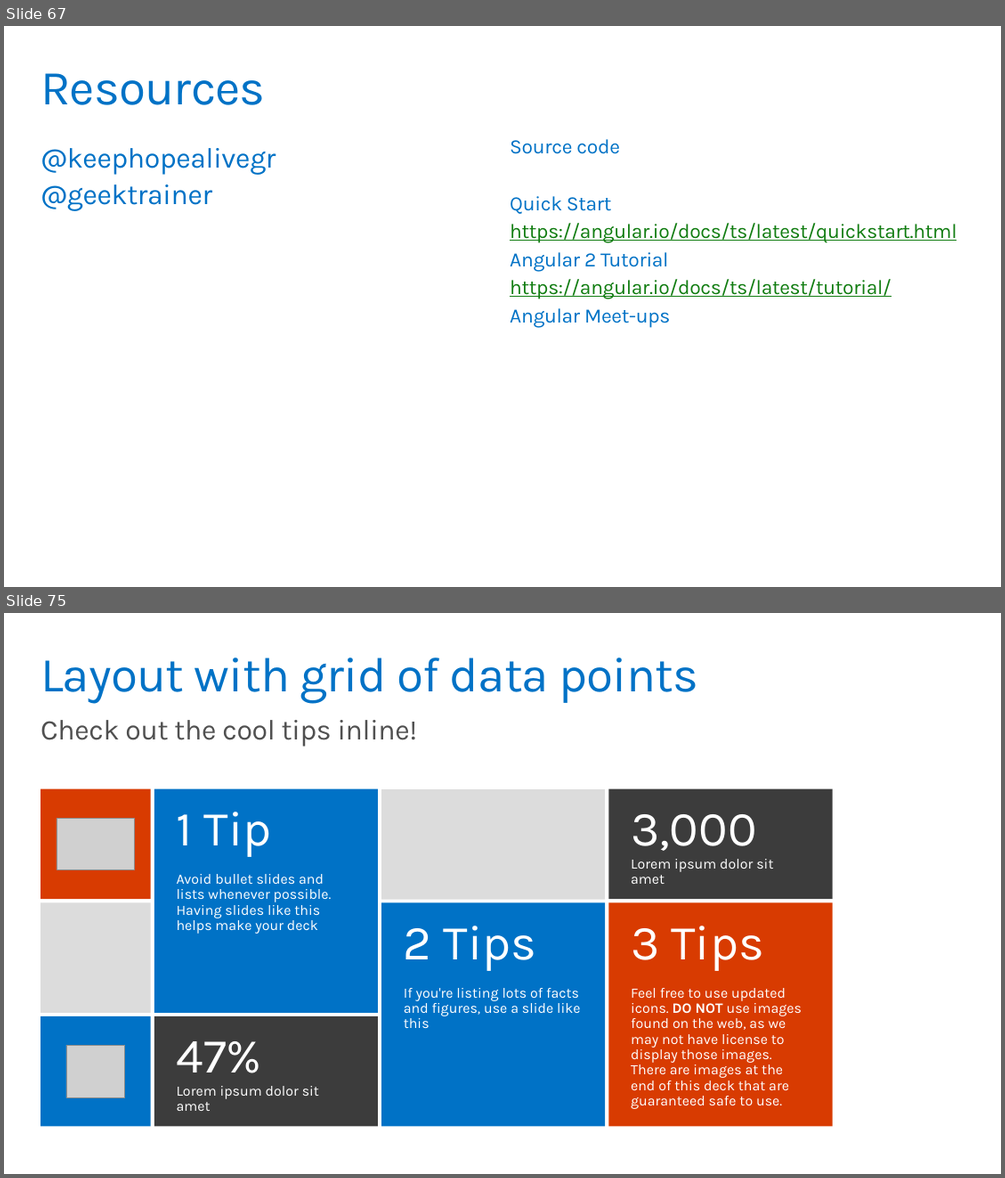
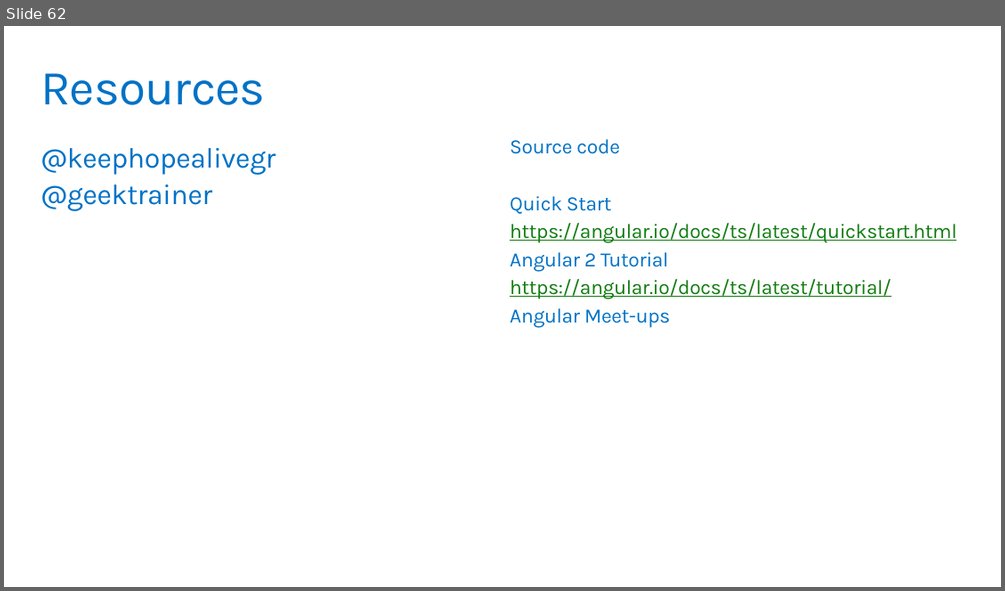
Before and after one commit to MicrosoftLearning/angular2-typescript, a slide deck: Slides/MVA Angular 2.pptx. Shown one above the other, each under a label of ours: slides 67 and 75 before the commit, slide 62 after it; the slides between them are not shown. The pictures are 1005x1178 and 1005x591 pixels, drawn with LibreOffice and Linux fonts; fonts in the diff are those of the drawing; grey boxes stand for pictures. Boxes give left, top, right and bottom in pixels: in the first picture for what was removed or moved away, otherwise in the second. Text is boxed around its words. In the diff, an @@ line names an element or a change of style, - is before the commit and + after.

```diff
--- a/Slides/MVA Angular 2.pptx
+++ b/Slides/MVA Angular 2.pptx
@@ slide 75 removed at [4,613,1001,1174], background #FFFFFF @@
@@ title removed at [40,657,698,704] @@
-Layout with grid of data points
@@ text removed at [40,720,418,747] @@
-Check out the cool tips inline!
@@ rectangle removed at [40,789,151,899] @@
@@ rectangle removed at [154,789,378,1013] @@
-1 Tip
-Avoid bullet slides and lists whenever possible. Having slides like this helps make your deck
@@ rectangle removed at [381,789,605,900] @@
@@ rectangle removed at [608,789,833,899] @@
-3,000
-Lorem ipsum dolor sit amet
@@ picture removed at [57,819,135,869] @@
@@ rectangle removed at [40,902,151,1013] @@
@@ rectangle removed at [381,902,605,1126] @@
-2 Tips
-If you're listing lots of facts and figures, use a slide like this
@@ rectangle removed at [608,902,833,1126] @@
-3 Tips
-Feel free to use updated icons. DO NOT use images found on the web, as we may not have license to display those images. There are images at the end of this deck that are guaranteed safe to use.
@@ rectangle removed at [40,1016,151,1126] @@
@@ rectangle removed at [154,1016,378,1126] @@
-47%
-Lorem ipsum dolor sit amet
@@ picture removed at [66,1045,125,1097] @@
@@ what was slide 67 is now slide 62 @@
```
Also in this commit, not shown: 4 slides changed, 27 other slides removed.
